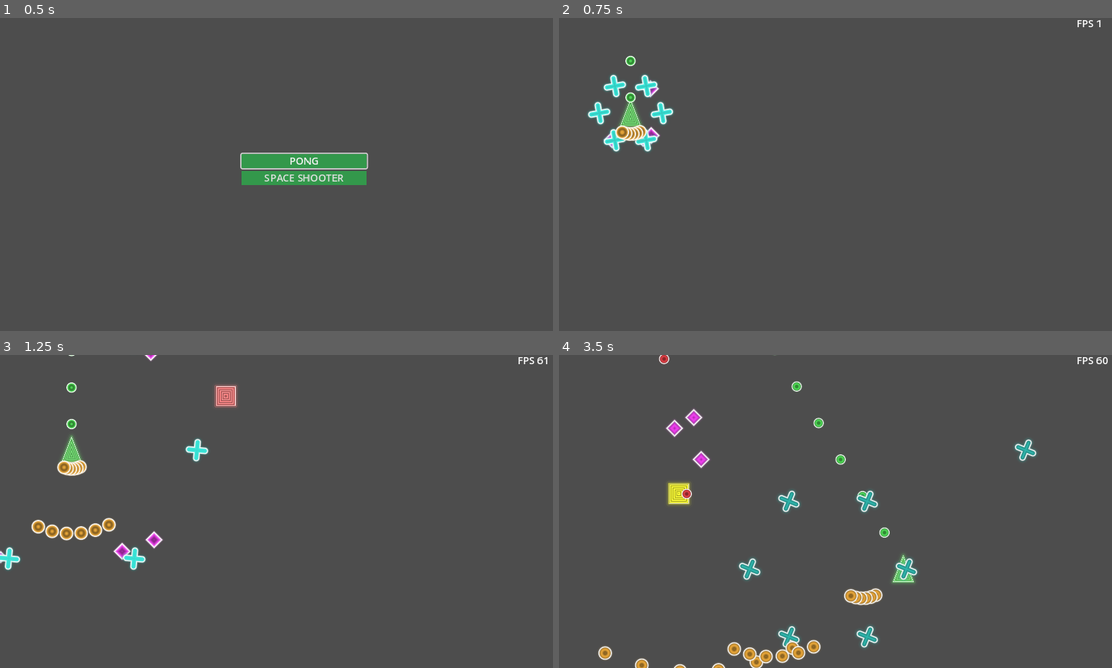
Above: before the commit, frames 1-4 (two rows, left to right).
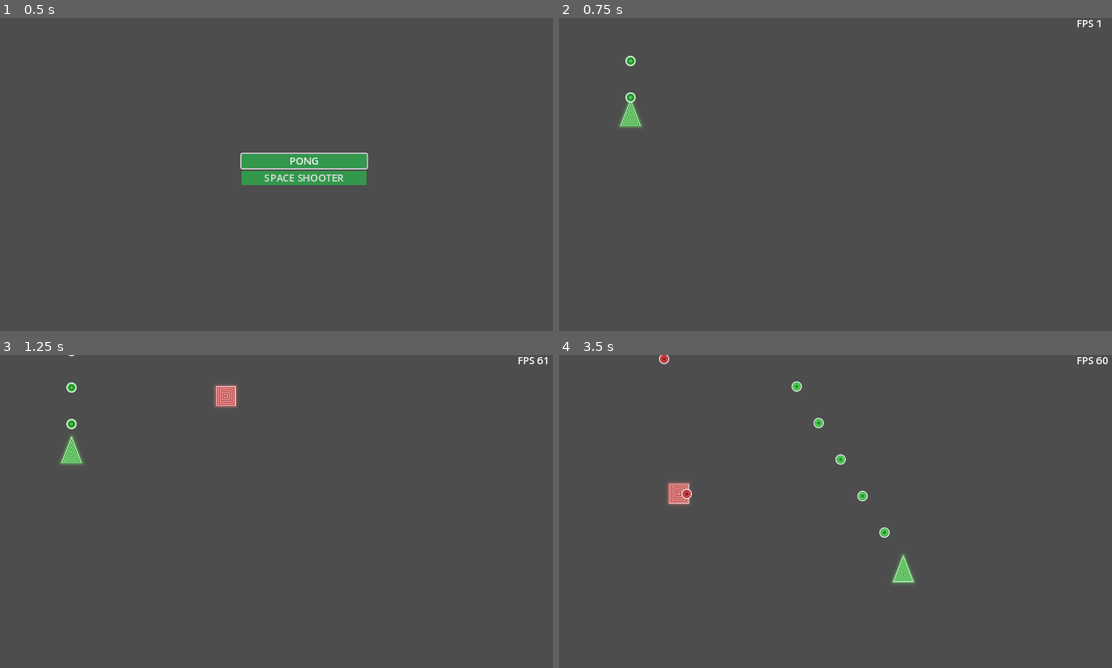
Above: after the commit, the same moments.

Repository: samsvp/godot-small-games
Game: Godot game, scene res://Scenes/main_menu.tscn
The game is run twice, just before and just after one commit, with the same random seed, the same clock (stepped at 60 frames per second) and the same inputs.
Inputs:
- Up to frame 1 (0.5 s): no input
- Up to frame 2 (0.75 s): click "SPACE SHOOTER" at 0.5 s
- Up to frame 3 (1.25 s): no input
- Up to frame 4 (3.5 s): tap Enter at 1.25 s; hold Right (ui_right) 1.28-2.03 s; tap P at 1.35, 2.85 s; hold Down (ui_down) 2.03-2.78 s; tap R at 2.1 s; hold Right (ui_right) from 2.78 s (still down)

Frame 1 is identical in both runs. In frame 2, 1.3% of the frame differs, in the area x 5-21%, y 18-43%; in frame 3, 1.5%; in frame 4, 2.9%, in the area x 7-87%, y 0-100%.

Commit message:
Added weapon gotten flags

Diff:
--- a/Scripts/SpaceShooter/player.gd
+++ b/Scripts/SpaceShooter/player.gd
@@ -25,6 +25,9 @@
 var can_shoot_tracker := true
 var can_shoot_circular := true
 var can_shoot_back := true
+var back_weapon_gotten := false
+var tracker_weapon_gotten := false
+var circular_weapon_gotten := false
 var smaterial: Material
 
 
@@ -43,15 +46,16 @@
 		self.bullets.shoot(self.position, Vector2.UP)
 		self.can_shoot = false
 		self.bullet_timer.start(self.shooting_period)
-	if self.can_shoot_tracker and EnemiesNode != null:
+	if self.tracker_weapon_gotten \
+			and self.can_shoot_tracker and EnemiesNode != null:
 		self.shoot_tracker_bullets()
 		self.can_shoot_tracker = false
 		self.tracker_bullet_timer.start(20 * self.shooting_period)
-	if self.can_shoot_circular:
+	if self.circular_weapon_gotten and self.can_shoot_circular:
 		self.shoot_circular_bullets()
 		self.can_shoot_circular = false
 		self.circular_bullet_timer.start(12 * self.shooting_period)
-	if self.can_shoot_back:
+	if self.back_weapon_gotten and self.can_shoot_back:
 		self.shoot_back_bullets()
 		self.can_shoot_back = false
 		self.back_bullet_timer.start(5 * self.shooting_period)
--- a/Scripts/SpaceShooter/space_shooter_main.gd
+++ b/Scripts/SpaceShooter/space_shooter_main.gd
@@ -5,13 +5,13 @@
 @export var spin_enemy_scene: PackedScene
 @export var spin_enemy_max_count: int = 2
 
-var basic_enemy_current_count: int = 0
-var spin_enemy_current_count: int = 0
-
 @onready var basic_enemy_timer := %BasicEnemyTimer
 @onready var spin_enemy_timer := %RotatingEnemyTimer
 @onready var Player := %Player
 @onready var EnemiesNode := %Enemies
+
+var basic_enemy_current_count: int = 0
+var spin_enemy_current_count: int = 0
 
 
 # Called when the node enters the scene tree for the first time.
